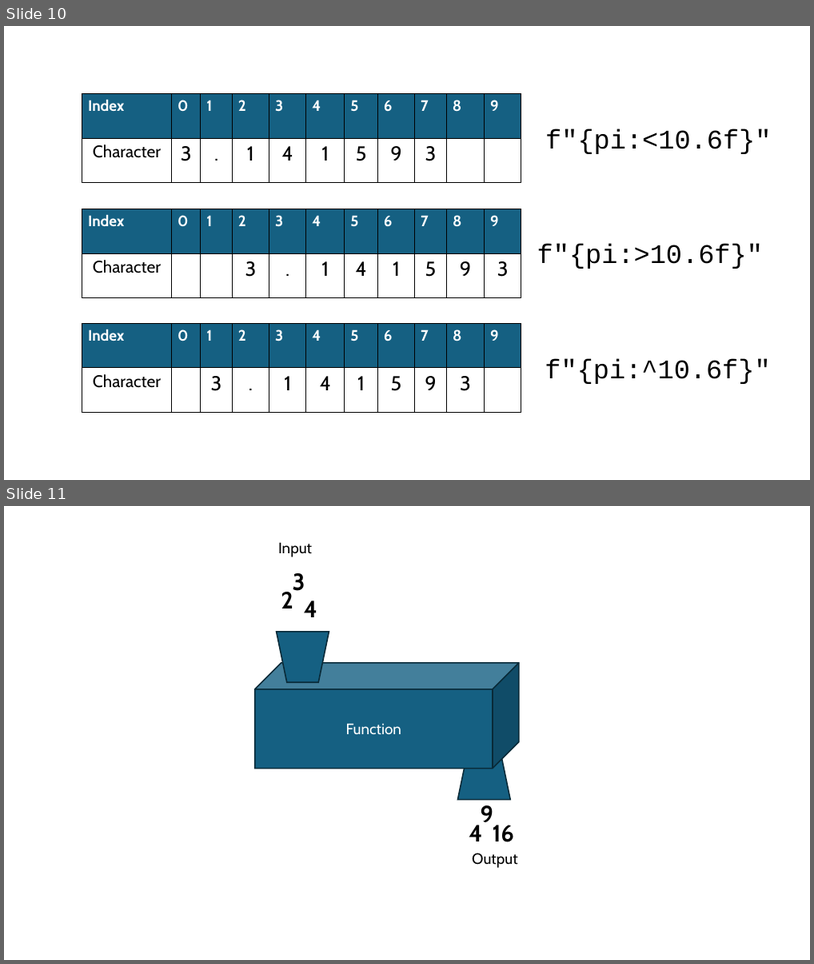
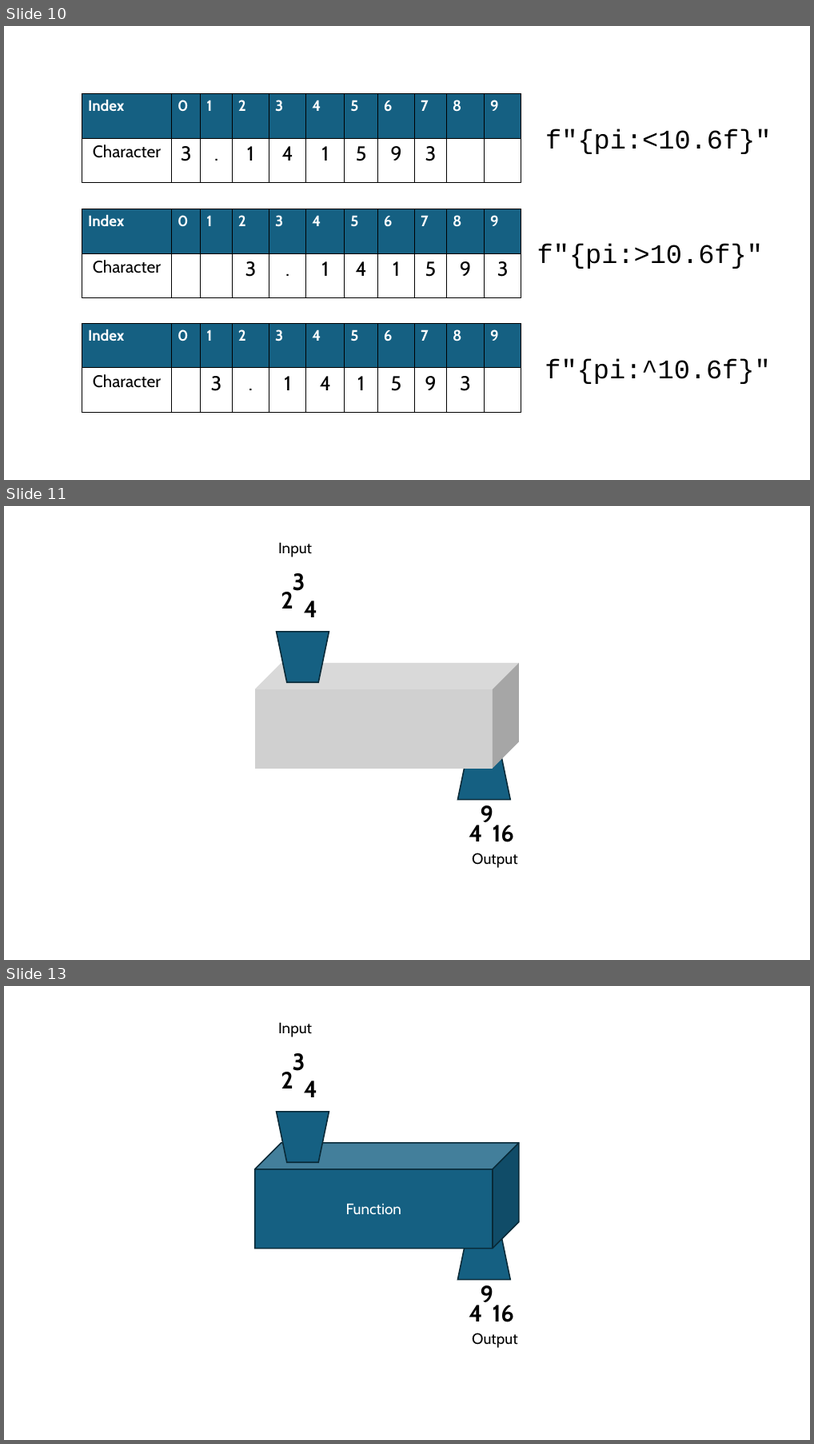
Before and after one commit to John-Abbott-College/SN1-Notes, a slide deck: Images_Youmna.pptx. Shown one above the other, each under a label of ours: slides 10 and 11 before the commit, slides 10, 11 and 13 after it; the slides between them are not shown. The pictures are 814x964 and 814x1444 pixels, drawn with LibreOffice and Linux fonts; fonts in the diff are those of the drawing; grey boxes stand for pictures. Boxes give left, top, right and bottom in pixels: in the first picture for what was removed or moved away, otherwise in the second. Text is boxed around its words. In the diff, an @@ line names an element or a change of style, - is before the commit and + after.

```diff
--- a/Images_Youmna.pptx
+++ b/Images_Youmna.pptx
@@ slide 11 added at box(4, 506, 810, 960), background #FFFFFF @@
@@ text added at box(278, 542, 312, 557), 18 pt, text #000000 @@
+Input
@@ text added at box(293, 573, 306, 591), 28 pt, text #000000, bold @@
+3
@@ text added at box(281, 592, 294, 608), 28 pt, text #000000, bold @@
+2
@@ text added at box(304, 600, 318, 617), 28 pt, text #000000, bold @@
+4
@@ flow chart manual operation added at box(277, 632, 330, 683), fill #156082, outline #092A39 1.5 pt @@
@@ picture added at box(255, 663, 519, 768) @@
@@ flow chart manual operation added at box(458, 748, 511, 800), fill #156082, outline #092A39 1.5 pt @@
@@ text added at box(481, 805, 494, 828), 28 pt, text #000000, bold @@
+9
@@ text added at box(469, 824, 482, 841), 28 pt, text #000000, bold @@
+4
@@ text added at box(493, 824, 514, 842), 28 pt, text #000000, bold @@
+16
@@ text added at box(472, 852, 518, 868), 18 pt, text #000000 @@
+Output
@@ what was slide 11 is now slide 13 @@
```
Also in this commit, not shown: 1 other slide added, 11 other files.
